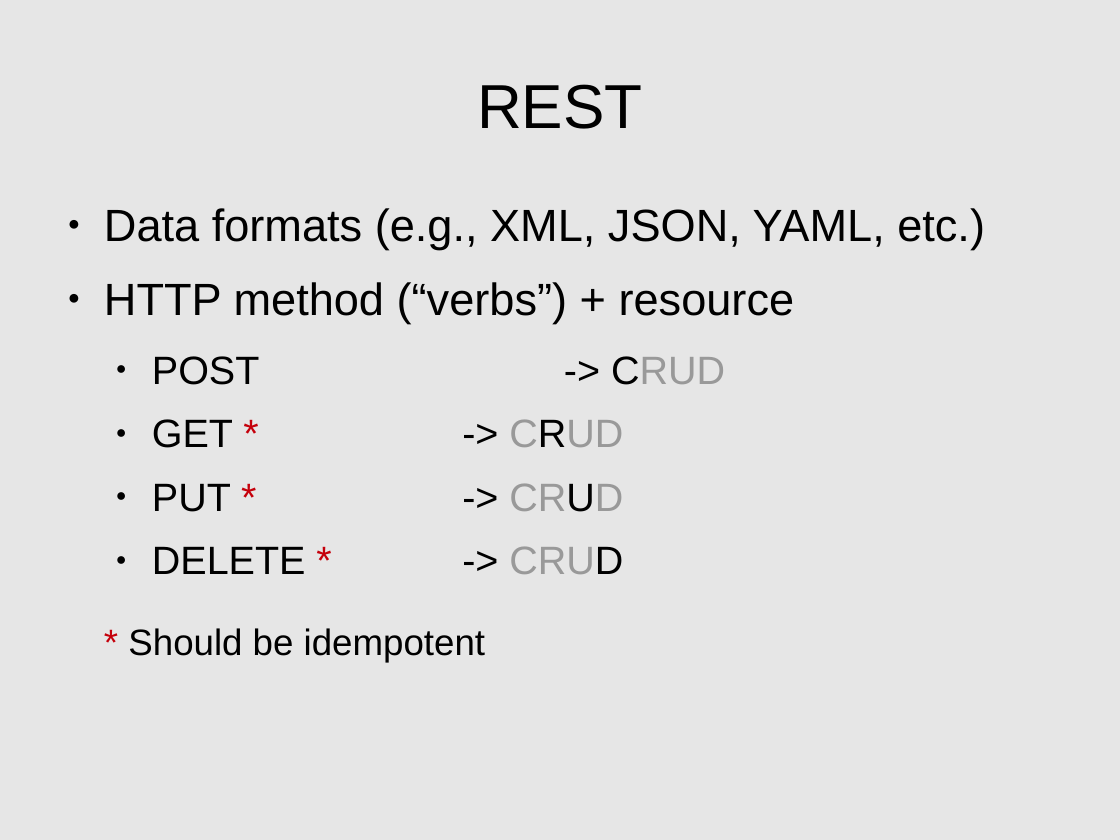
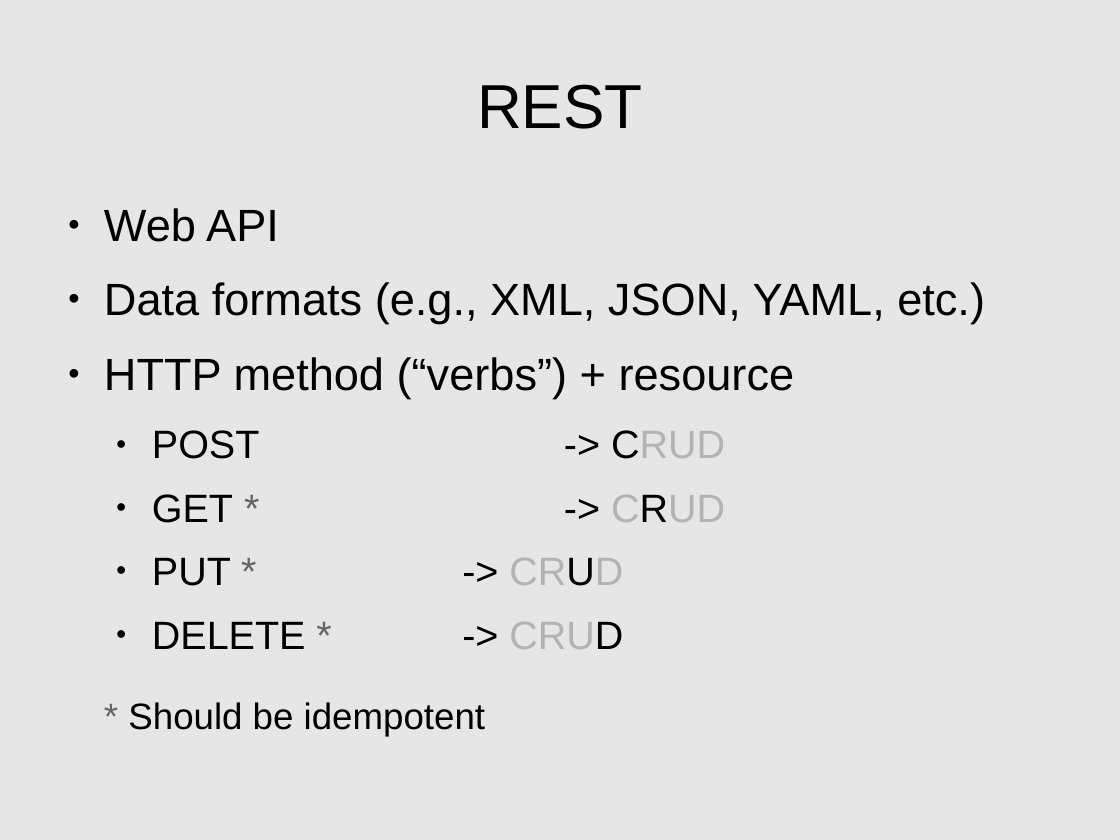
Before and after one commit to bryanesmith/drinks-i-like, a slide deck: slide 6 of docs/a2pm.2012-07-16.odp. Drawn at 1120x840 pixels with LibreOffice and Linux fonts; fonts in the diff are those of the drawing. Boxes give left, top, right and bottom in pixels: in the first picture for what was removed or moved away, otherwise in the second. Text is boxed around its words. In the diff, an @@ line names an element or a change of style, - is before the commit and + after.

```diff
--- a/docs/a2pm.2012-07-16.odp
+++ b/docs/a2pm.2012-07-16.odp
@@ text at box(104, 208, 279, 242): paragraph added @@
+● Web API
@@ text at box(128, 430, 725, 737): text colour #999999 to #B3B3B3 in "CRUD", "CRUD", "CRUD", "CRUD"; text colour #C5000B to #666666 in "*", "*", "*", "*" @@
```
Also in this commit, not shown: 5 other slides changed, 1 other file.
